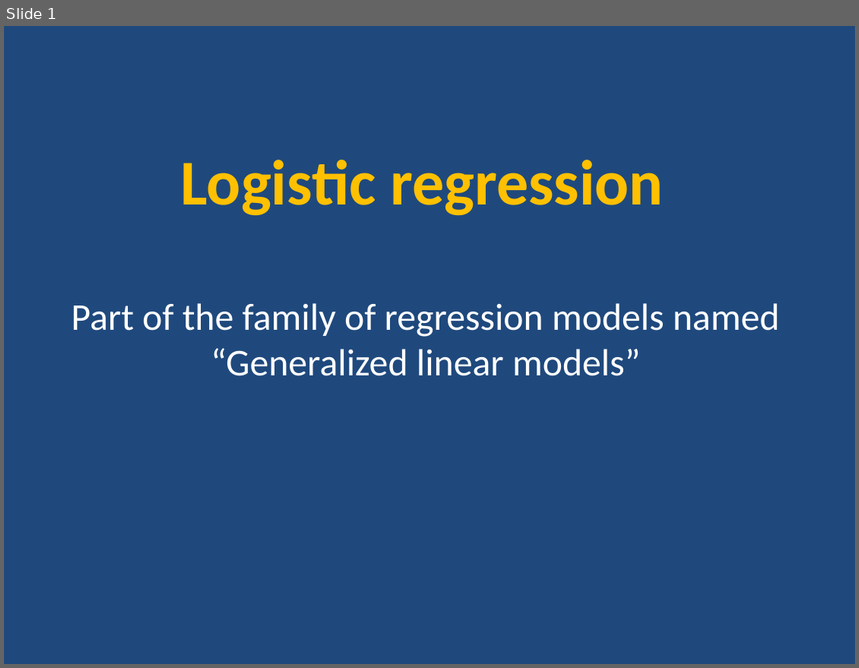
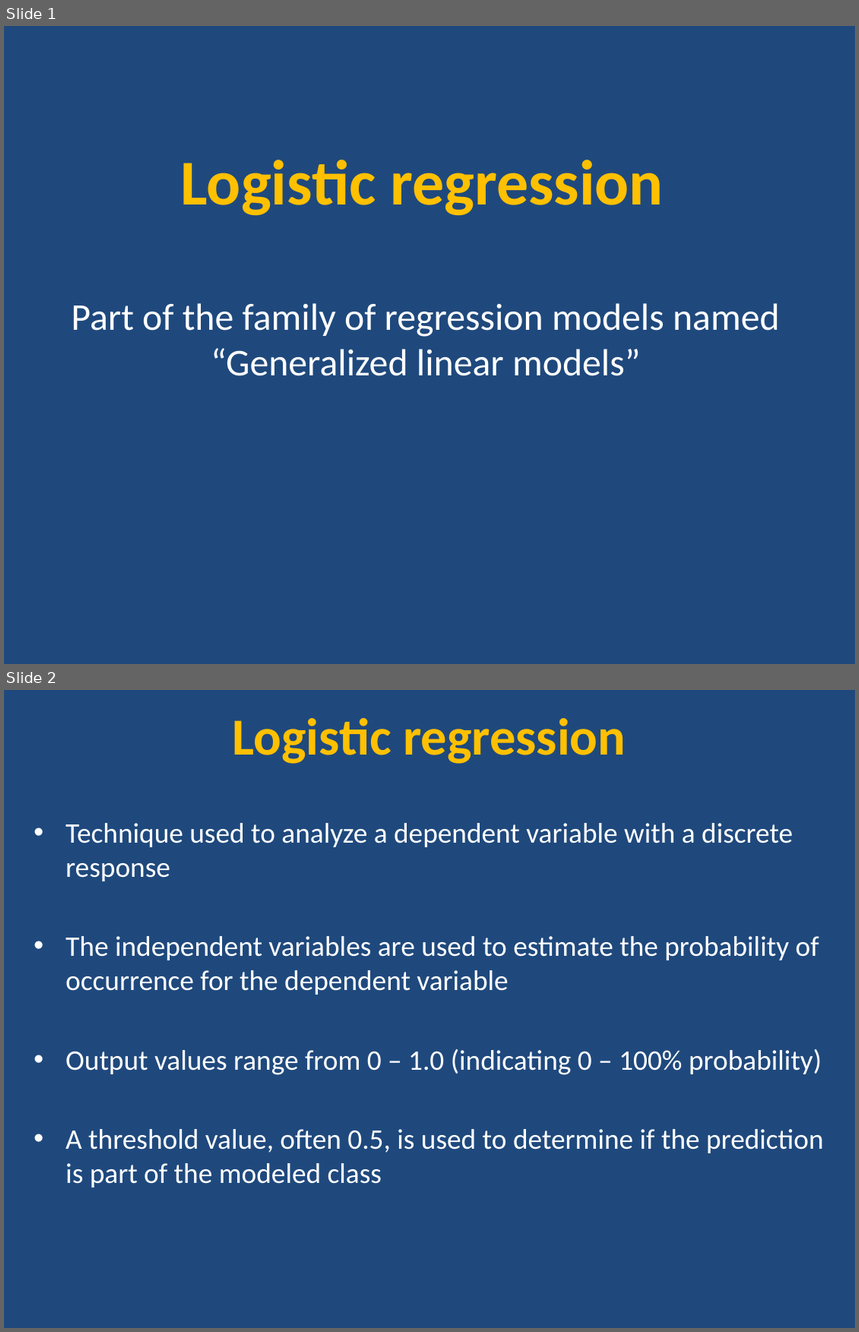
Before and after one commit to ncss-tech/stats_for_soil_survey, a slide deck: presentations/logistic_regression/Logistic.pptx. Shown one above the other, each under a label of ours: slide 1 before the commit, slides 1 and 2 after it. The pictures are 859x668 and 859x1332 pixels, drawn with LibreOffice and Linux fonts; fonts in the diff are those of the drawing. Boxes give left, top, right and bottom in pixels: in the first picture for what was removed or moved away, otherwise in the second. Text is boxed around its words. In the diff, an @@ line names an element or a change of style, - is before the commit and + after.

Commit message:
updates to logistic

```diff
--- a/presentations/logistic_regression/Logistic.pptx
+++ b/presentations/logistic_regression/Logistic.pptx
@@ slide 2 added at [4,690,855,1328], background #1F497D @@
@@ title added at [233,718,626,764], 44 pt, text #FFC000, bold @@
+Logistic regression
@@ text added at [66,823,824,1188], 24 pt, text #FFFFFF @@
+• Technique used to analyze a dependent variable with a discrete response
+• The independent variables are used to estimate the probability of occurrence for the dependent variable
+• Output values range from 0 – 1.0 (indicating 0 – 100% probability)
+• A threshold value, often 0.5, is used to determine if the prediction is part of the modeled class
```
Also in this commit, not shown: 17 slides changed, 11 other slides added, 1 other file.
